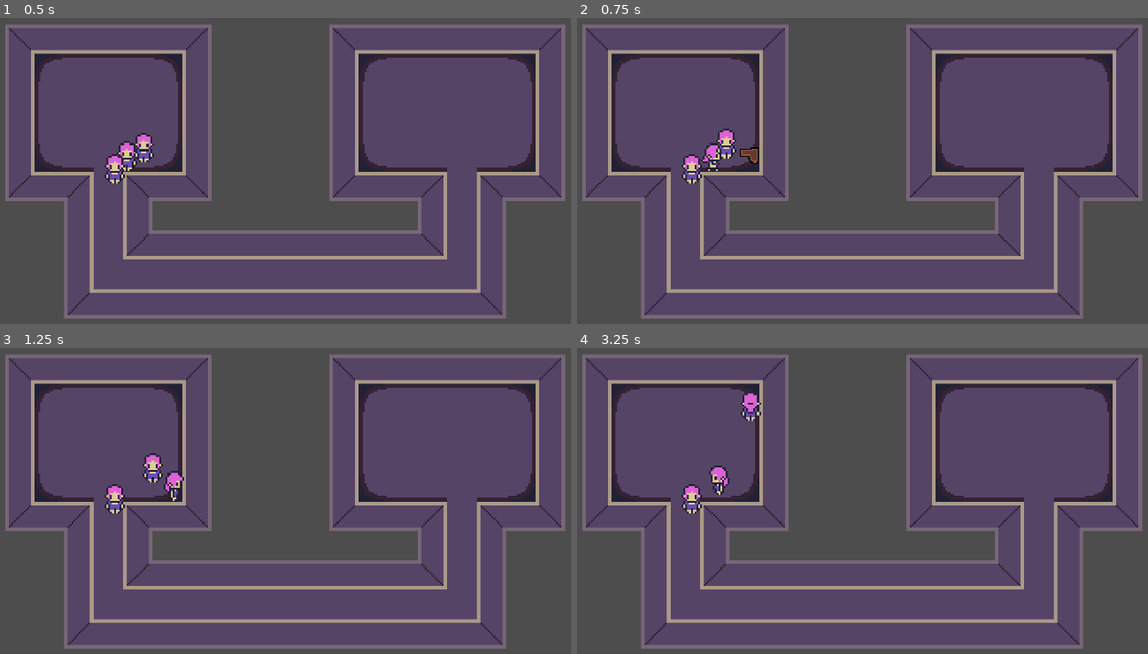
Above: before the commit, frames 1-4 (two rows, left to right).
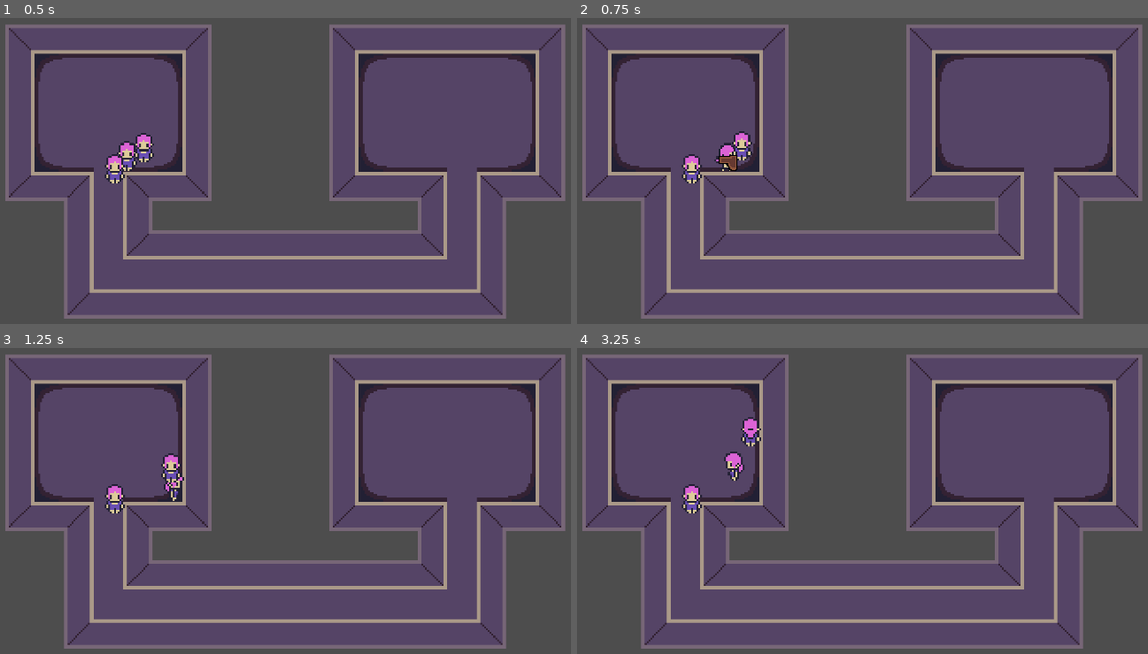
Above: after the commit, the same moments.

Repository: Nebulea-dev/Task-tastrophe
Game: Godot game, scene res://Level1.tscn
Same seed, same stepped clock (60 frames per second), same inputs: the game is played once before the commit and once after it.
Inputs:
- Up to frame 1 (0.5 s): no input
- Up to frame 2 (0.75 s): tap Enter at 0.5 s; hold D (player1_right) from 0.53 s (still down); tap Q (player1_kick) at 0.6 s
- Up to frame 3 (1.25 s): keep holding D (player1_right)
- Up to frame 4 (3.25 s): release D (player1_right) at 1.28 s; hold S (player1_down) 1.28-2.03 s; tap Down (player2_down) at 1.35 s; tap Space at 2 s; hold D (player1_right) 2.03-2.78 s; tap Keypad 1 (player2_kick) at 2.1 s; hold W (player1_up) from 2.78 s (still down); tap Left (player2_left) at 2.85 s

Frame 1 is identical in both runs. In frame 2, 0.9% of the frame differs, in the area x 21-32%, y 36-50%; in frame 3, 0.5%; in frame 4, 0.9%, in the area x 23-33%, y 14-48%.

Commit message:
feat: Working Kick

Diff:
--- a/objects/player/Player.tscn
+++ b/objects/player/Player.tscn
@@ -1,7 +1,9 @@
-[gd_scene load_steps=9 format=3 uid="uid://dhru8eoictckp"]
+[gd_scene load_steps=11 format=3 uid="uid://dhru8eoictckp"]
 
 [ext_resource type="Script" path="res://objects/player/player.gd" id="1_6fskp"]
 [ext_resource type="Texture2D" uid="uid://fsya38hk68pc" path="res://Aseprite/Character.png" id="2_067ku"]
+[ext_resource type="AudioStream" uid="uid://8ii1g5ykqihy" path="res://assets/ui_menu_popup_03.wav" id="3_lsqsn"]
+[ext_resource type="AudioStream" uid="uid://sc5r0038foav" path="res://assets/Punch 2_3.wav" id="4_d7li0"]
 
 [sub_resource type="CapsuleShape2D" id="CapsuleShape2D_qikmd"]
 radius = 24.0
@@ -118,4 +120,14 @@
 "": SubResource("AnimationLibrary_l15l8")
 }
 
-[node name="Timer" type="Timer" parent="."]
+[node name="KickCooldown" type="Timer" parent="."]
+one_shot = true
+
+[node name="KickReloadSound" type="AudioStreamPlayer" parent="."]
+stream = ExtResource("3_lsqsn")
+volume_db = -0.555
+
+[node name="KickHitSound" type="AudioStreamPlayer" parent="."]
+stream = ExtResource("4_d7li0")
+
+[connection signal="timeout" from="KickCooldown" to="." method="_on_kick_cooldown_timeout"]
--- a/objects/player/player.gd
+++ b/objects/player/player.gd
@@ -9,9 +9,12 @@
 
 var playerIndex : int = 0
 var targetDir : Vector2 = Vector2(0, 0)
+var real_velocity : Vector2
 var curr_look : float = 0
+
 var kick_distance : float = 50
 var kick_speed : float = 50
+var can_kick : bool = true
 
 # Called when the node enters the scene tree for the first time.
 func _ready() -> void:
@@ -24,16 +27,19 @@
 	if(targetDir.length() > 0.01):
 		curr_look = targetDir.angle()
 
-	#currentSpeed += (targetDir * speed) / acceleration_frames
-	#if currentSpeed.length() > speed:
-		#currentSpeed = targetDir
 	var collided_entity: KinematicCollision2D = move_and_collide(velocity * delta);
 	if(collided_entity != null):
 		var collider : Node2D = collided_entity.get_collider()
+		real_velocity = collided_entity.get_remainder()
 		if (collider is CharacterBody2D):
 			collider.move_and_collide(velocity.length() * move_factor * delta * (collider.global_position - global_position).normalized())
 		else:
-			move_and_collide(velocity.project(collided_entity.get_normal().orthogonal()) * delta);
+			collided_entity = move_and_collide(velocity.project(collided_entity.get_normal().orthogonal()) * delta);
+			if(collided_entity != null):
+				real_velocity = collided_entity.get_remainder()
+	else:
+		real_velocity = velocity
+
 
 func _on_player_move(move_x : Array[float], move_y : Array[float]) -> void:
 	targetDir.x = move_x[playerIndex]
@@ -61,9 +67,20 @@
 		playerAnimation.stop()
 
 func _on_player_kick(kick_array : Array[bool]) -> void:
-	if(kick_array[playerIndex]):
-		var kick: Kick = kick_res.instantiate()
-		kick.set_global_position(position + Vector2.from_angle(curr_look) * kick_distance)
-		kick.set_global_rotation(curr_look + PI)
-		kick.set_velocity(Vector2.from_angle(curr_look) * kick_speed + velocity)
-		get_parent().add_child(kick)
+	if can_kick:
+		if(kick_array[playerIndex]):
+			$KickCooldown.start()
+			$KickHitSound.play()
+			var kick: Kick = kick_res.instantiate()
+			kick.set_global_position(position + Vector2(0, 20) + Vector2.from_angle(curr_look) * kick_distance)
+			kick.set_global_rotation(curr_look + PI)
+			kick.set_velocity(Vector2.from_angle(curr_look) * kick_speed + real_velocity)
+			kick.creator = self
+			get_parent().add_child(kick)
+			can_kick = false
+
+
+
+func _on_kick_cooldown_timeout() -> void:
+	$KickReloadSound.play()
+	can_kick = true
--- a/objects/projectiles/Kick.tscn
+++ b/objects/projectiles/Kick.tscn
@@ -16,7 +16,7 @@
 texture = ExtResource("1_d71k1")
 
 [node name="KickDurationTimer" type="Timer" parent="."]
-wait_time = 0.5
+wait_time = 0.2
 one_shot = true
 autostart = true
 
@@ -29,3 +29,4 @@
 shape = SubResource("CircleShape2D_ygmkw")
 
 [connection signal="timeout" from="KickDurationTimer" to="." method="_on_kick_duration_timer_timeout"]
+[connection signal="body_entered" from="Area2D" to="." method="_on_area_2d_body_entered"]
--- a/objects/projectiles/kick.gd
+++ b/objects/projectiles/kick.gd
@@ -2,7 +2,10 @@
 
 class_name Kick
 
-var curr_velocity = Vector2(0,0)
+var curr_velocity: Vector2 = Vector2(0,0)
+var kick_deplacement: int = 50
+
+var creator : Node2D
 
 # Called when the node enters the scene tree for the first time.
 func _ready() -> void:
@@ -19,3 +22,10 @@
 
 func _on_kick_duration_timer_timeout() -> void:
 	queue_free()
+
+
+func _on_area_2d_body_entered(body: Node2D) -> void:
+	if body == creator:
+		return
+	if body is PhysicsBody2D:
+		body.move_and_collide(curr_velocity.normalized() * kick_deplacement)
Not shown, added: assets/Punch 2_3.wav.import
Not shown, added: assets/ui_menu_popup_03.wav.import
Not shown, added: assets/Punch 2_3.wav
Not shown, added: assets/ui_menu_popup_03.wav
